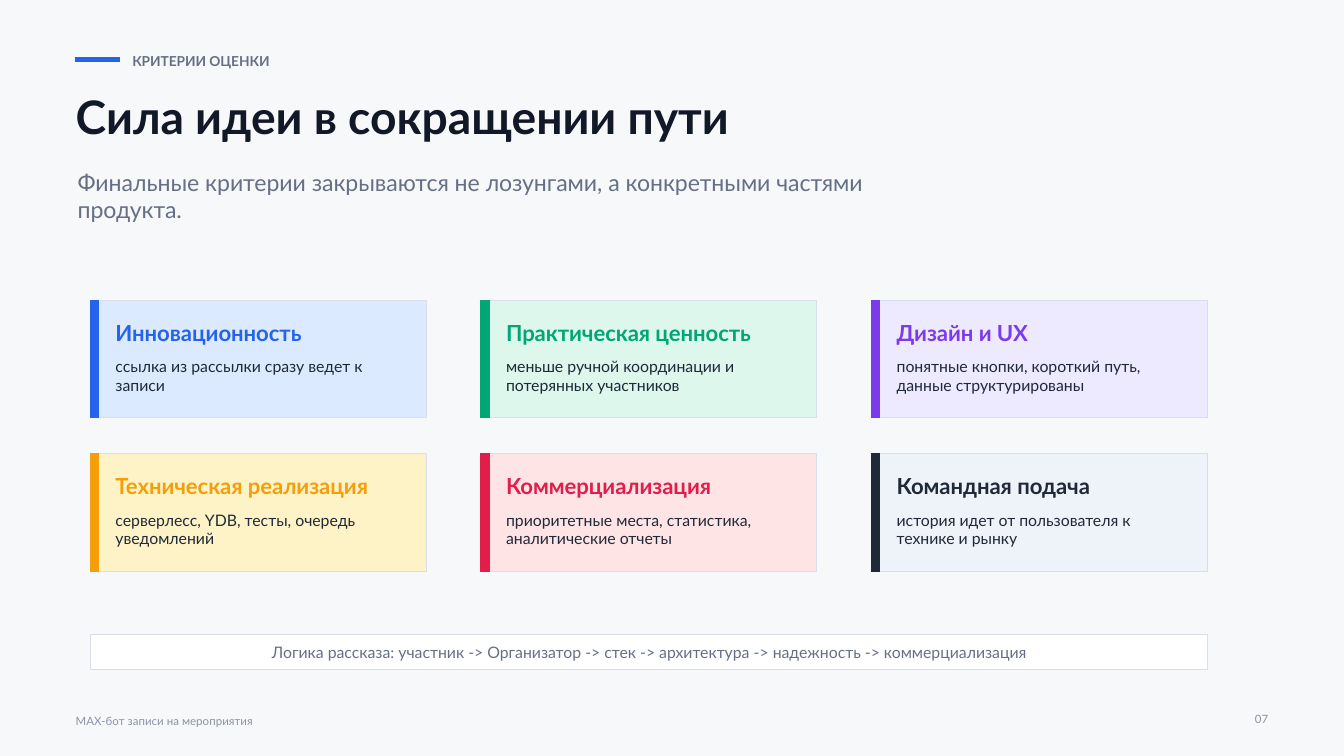
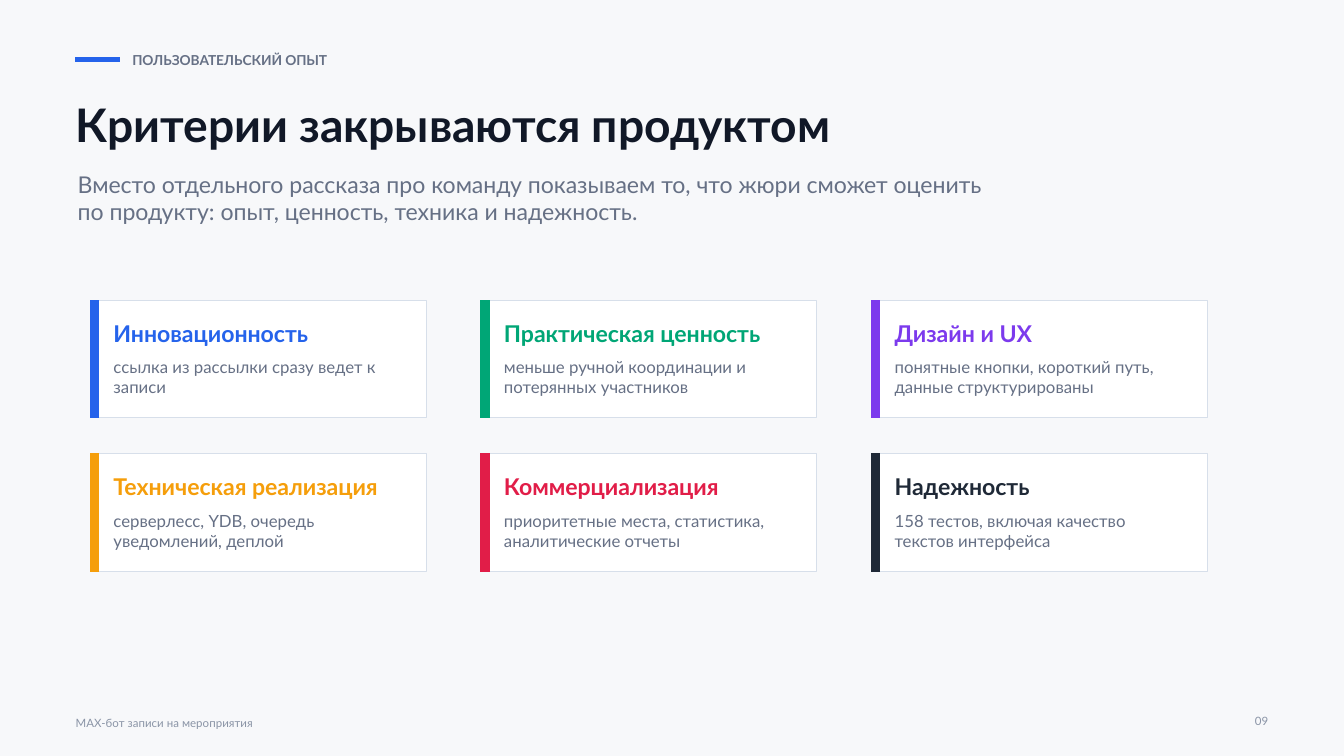
Before and after one commit to ThereDrD0/max, a slide deck: slide 9 of docs/presentations/max-bot-meetup.pptx (slide 7 before the commit). Drawn at 1344x756 pixels with LibreOffice and Linux fonts; fonts in the diff are those of the drawing. Boxes give left, top, right and bottom in pixels: in the first picture for what was removed or moved away, otherwise in the second. Text is boxed around its words. In the diff, an @@ line names an element or a change of style, - is before the commit and + after.

```diff
--- a/docs/presentations/max-bot-meetup.pptx
+++ b/docs/presentations/max-bot-meetup.pptx
@@ text at bbox=[132, 53, 327, 65]: text changed @@
-КРИТЕРИИ ОЦЕНКИ
+ПОЛЬЗОВАТЕЛЬСКИЙ ОПЫТ
@@ text at bbox=[76, 108, 830, 150]: text changed @@
-Сила идеи в сокращении пути
+Критерии закрываются продуктом
@@ text at bbox=[78, 176, 982, 224]: text changed @@
-Финальные критерии закрываются не лозунгами, а конкретными частями продукта.
+Вместо отдельного рассказа про команду показываем то, что жюри сможет оценить по продукту: опыт, ценность, техника и надежность.
@@ rectangle at bbox=[91, 300, 426, 418]: fill #DBEAFE to #FFFFFF @@
@@ rectangle at bbox=[481, 300, 817, 418]: fill #DDF7EC to #FFFFFF @@
@@ rectangle at bbox=[872, 300, 1208, 418]: fill #EDE9FE to #FFFFFF @@
@@ size 11.2 to 12 pt, text colour #1F2937 to #667085 in 4 elements at bbox=[113, 364, 376, 393], bbox=[504, 361, 746, 396], bbox=[504, 518, 765, 547], bbox=[895, 361, 1153, 396] @@
@@ rectangle at bbox=[91, 454, 426, 572]: fill #FEF3C7 to #FFFFFF @@
@@ rectangle at bbox=[481, 454, 817, 572]: fill #FFE4E6 to #FFFFFF @@
@@ size 15.8 to 16.5 pt in 5 elements at bbox=[113, 325, 308, 346], bbox=[113, 478, 378, 499], bbox=[504, 325, 760, 346], bbox=[895, 325, 1033, 346], bbox=[504, 478, 719, 499] @@
@@ rectangle at bbox=[872, 454, 1208, 572]: fill #EEF3FA to #FFFFFF @@
@@ text at bbox=[895, 478, 1030, 499]: text changed; size 15.8 to 16.5 pt @@
-Командная подача
+Надежность
@@ text at bbox=[113, 515, 315, 550]: text changed; size 11.2 to 12 pt; text colour #1F2937 to #667085 @@
-серверлесс, YDB, тесты, очередь уведомлений
+серверлесс, YDB, очередь уведомлений, деплой
@@ text at bbox=[895, 515, 1126, 550]: text changed; size 11.2 to 12 pt; text colour #1F2937 to #667085 @@
-история идет от пользователя к технике и рынку
+158 тестов, включая качество текстов интерфейса
@@ rectangle removed at bbox=[91, 634, 1208, 669] @@
@@ text removed at bbox=[272, 646, 1027, 661] @@
-Логика рассказа: участник -> Организатор -> стек -> архитектура -> надежность -> коммерциализация
@@ text removed at bbox=[1255, 715, 1268, 723] @@
-07
@@ text added at bbox=[1255, 717, 1268, 725], 8.2 pt, text #8A94A6 @@
+09
```
Also in this commit, not shown: 3 other slides changed, 10 slides added, 7 slides removed.
